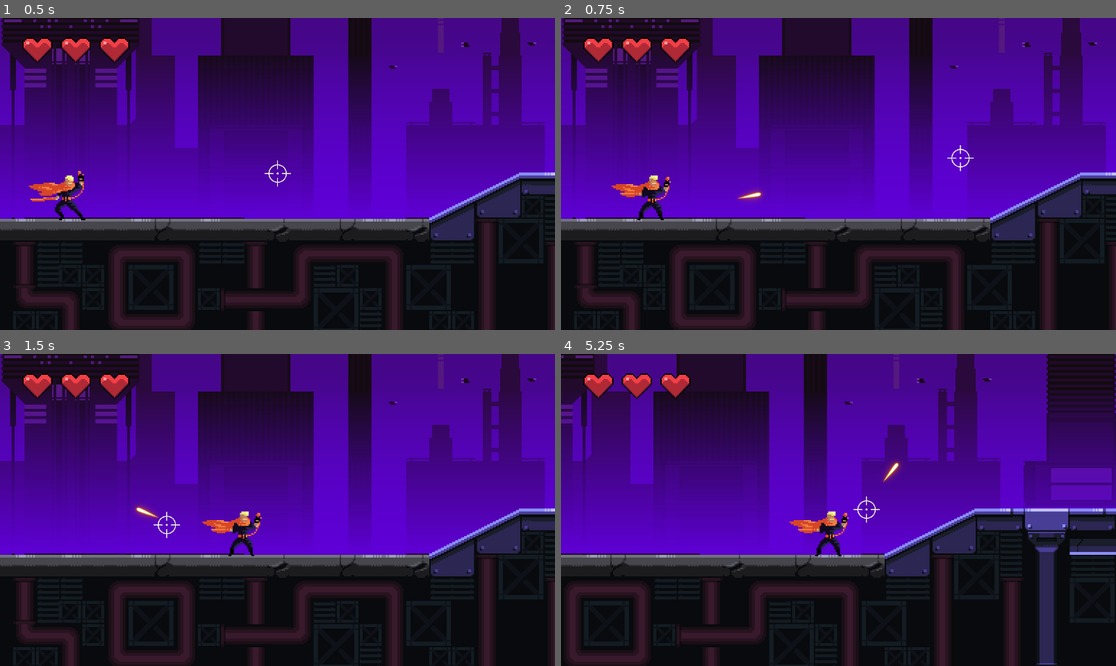
Above: before the commit, frames 1-4 (two rows, left to right).
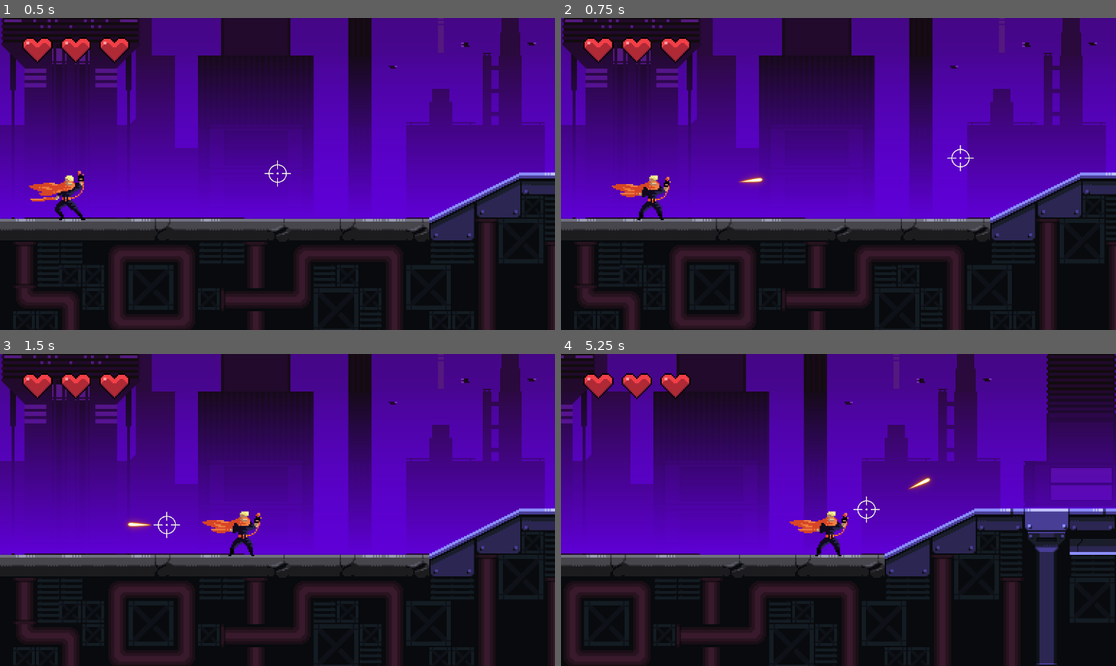
Above: after the commit, the same moments.

Repository: Fanxuui/neonshift
Game: Godot game, scene res://scenes/main.tscn
Two runs of this game, one before a commit and one after it. Both use one fixed random seed, a clock stepped at 60 frames per second and the inputs below.
Inputs (mouse positions are in pixels of both pictures, inside the frame that each line leads up to):
- Up to frame 1 (0.5 s): no input
- Up to frame 2 (0.75 s): tap Enter (ui_accept) at 0.5 s; move the mouse to (960, 158) at 0.52 s; hold D (move_right) from 0.53 s (still down); right-click (960, 158) at 0.6 s
- Up to frame 3 (1.5 s): keep holding D (move_right); tap Space (jump) at 0.77 s; move the mouse to (166, 525) at 1.27 s; right-click (166, 525) at 1.35 s
- Up to frame 4 (5.25 s): tap Space (jump) at 1.52, 3.02, 3.77, 4.52 s; move the mouse to (894, 441) at 2.02 s; release D (move_right) at 2.03 s; hold A (move_left) 2.03-2.78 s; click (894, 441) at 2.1 s; right-click (894, 441) at 2.3 s; move the mouse to (810, 572) at 2.77 s; hold D (move_right) 2.78-4.28 s; right-click (810, 572) at 2.85 s; move the mouse to (1005, 556) at 3.52 s; right-click (1005, 556) at 3.6 s; move the mouse to (672, 463) at 4.27 s; hold A (move_left) 4.28-5.03 s; click (672, 463) at 4.35 s; right-click (672, 463) at 4.55 s; move the mouse to (866, 510) at 5.02 s; hold D (move_right) from 5.03 s (still down); right-click (866, 510) at 5.1 s

Frame 1 is identical in both runs. In frame 2, 0.2% of the frame differs, in the area x 31-37%, y 50-59%; in frame 3, 0.2%; in frame 4, 0.2%.

Commit message:
Aim Assist
The mouse indicator will snap to the target when it gets close.

Diff:
--- a/project.godot
+++ b/project.godot
@@ -50,6 +50,11 @@
 "events": [Object(InputEventMouseButton,"resource_local_to_scene":false,"resource_name":"","device":-1,"window_id":0,"a …(253 unchanged characters)…
 ]
 }
+quit={
+"deadzone": 0.2,
+"events": [Object(InputEventKey,"resource_local_to_scene":false,"resource_name":"","device":-1,"window_id":0,"alt_pressed":false,"shift_pressed":false,"ctrl_pressed":false,"meta_pressed":false,"pressed":false,"keycode":0,"physical_keycode":81,"key_label":0,"unicode":113,"location":0,"echo":false,"script":null)
+]
+}
 
 [layer_names]
 
--- a/ranged.gd
+++ b/ranged.gd
@@ -36,6 +36,7 @@
 @onready var navigation_agent: NavigationAgent2D = $NavigationAgent2D
 @onready var gun_pivot: Node2D = $GunPivot
 @onready var alert_icon: Sprite2D = $AlertIcon
+@onready var target_point: Node2D = $TargetPoint
 
 func _ready() -> void:
 	add_to_group("enemies")
@@ -128,12 +129,10 @@
 		if distance < IDEAL_SHOOT_DISTANCE - 5.0:
 			speed = SHOOT_CHASE_SPEED
 			direction = -signf(dx)
-			print("远离")
 
 		elif distance > IDEAL_SHOOT_DISTANCE + 5.0:
 			speed = SHOOT_CHASE_SPEED
 			direction = signf(dx)
-			print("靠近")
 	else:
 		if _is_slowed:
 			speed = REDUCED_SPEED
@@ -149,16 +148,19 @@
 		direction *= -1
 		animated_sprite.flip_h = direction < 0
 		gun_pivot.scale.x *= -1
+		target_point.position.x *= -1
 	# collide with the right floor -> move left
 	elif ray_cast_right.is_colliding():
 		direction = -1
 		animated_sprite.flip_h = true
 		gun_pivot.scale.x = -1
+		target_point.position.x *= -1
 	# collide with the left floor -> move right
 	elif ray_cast_left.is_colliding():
 		direction = 1
 		animated_sprite.flip_h = false
 		gun_pivot.scale.x = 1
+		target_point.position.x *= -1
 
 # ---------------- Other Function ----------------
 
--- a/scenes/main.tscn
+++ b/scenes/main.tscn
@@ -1088,10 +1088,28 @@
 outlines = Array[PackedVector2Array]([PackedVector2Array(-8, -8, 8, -8, 8, 8, -8, 8)])
 agent_radius = 0.0
 
+[sub_resource type="NavigationPolygon" id="NavigationPolygon_pm3ni"]
+vertices = PackedVector2Array(8, -5.046875, 8, 8, -8, 8, -8, -8, 8, -8)
+polygons = Array[PackedInt32Array]([PackedInt32Array(0, 1, 2, 3, 4)])
+outlines = Array[PackedVector2Array]([PackedVector2Array(-8, -8, 8, -8, 8, -5.045038, 8, 8, -8, 8)])
+agent_radius = 0.0
+
 [sub_resource type="NavigationPolygon" id="NavigationPolygon_dp3eg"]
 vertices = PackedVector2Array(8, 8, -8, 8, -8, -8, 8, -8)
 polygons = Array[PackedInt32Array]([PackedInt32Array(0, 1, 2, 3)])
 outlines = Array[PackedVector2Array]([PackedVector2Array(-8, -8, 8, -8, 8, 8, -8, 8)])
+agent_radius = 0.0
+
+[sub_resource type="NavigationPolygon" id="NavigationPolygon_y6deb"]
+vertices = PackedVector2Array(8, -5.046875, 8, 8, -8, 8, -8, -8, 8, -8)
+polygons = Array[PackedInt32Array]([PackedInt32Array(0, 1, 2, 3, 4)])
+outlines = Array[PackedVector2Array]([PackedVector2Array(-8, -8, 8, -8, 8, -5.045038, 8, 8, -8, 8)])
+agent_radius = 0.0
+
+[sub_resource type="NavigationPolygon" id="NavigationPolygon_og1vs"]
+vertices = PackedVector2Array(8, -5.046875, 8, 8, -8, 8, -8, -8, 8, -8)
+polygons = Array[PackedInt32Array]([PackedInt32Array(0, 1, 2, 3, 4)])
+outlines = Array[PackedVector2Array]([PackedVector2Array(-8, -8, 8, -8, 8, -5.045038, 8, 8, -8, 8)])
 agent_radius = 0.0
 
 [sub_resource type="NavigationPolygon" id="NavigationPolygon_0ld40"]
@@ -1156,10 +1174,13 @@
 1:4/0 = 0
 2:4/0 = 0
 2:4/0/physics_layer_0/polygon_0/points = PackedVector2Array(-8, -8, 8, -8, 8, 8, -8, 8)
+2:4/0/navigation_layer_0/polygon = SubResource("NavigationPolygon_pm3ni")
 3:4/0 = 0
 3:4/0/physics_layer_0/polygon_0/points = PackedVector2Array(-8, -8, 8, -8, 8, 8, -8, 8)
+3:4/0/navigation_layer_0/polygon = SubResource("NavigationPolygon_y6deb")
 4:4/0 = 0
 4:4/0/physics_layer_0/polygon_0/points = PackedVector2Array(-8, -8, 8, -8, 8, 8, -8, 8)
+4:4/0/navigation_layer_0/polygon = SubResource("NavigationPolygon_og1vs")
 5:4/0 = 0
 5:4/0/physics_layer_0/polygon_0/points = PackedVector2Array(-8, -8, 8, -8, 8, 8, -8, 8)
 0:5/0 = 0
@@ -1638,6 +1659,14 @@
 limit_bottom = 220
 position_smoothing_enabled = true
 
+[node name="MounseIndicator" type="Sprite2D" parent="."]
+z_index = 1
+scale = Vector2(0.05, 0.05)
+texture = ExtResource("8_85g3d")
+region_enabled = true
+region_rect = Rect2(3587, 115, 540, 558)
+script = ExtResource("9_choun")
+
 [node name="CanvasLayer" type="CanvasLayer" parent="."]
 
 [node name="HeartsBar" parent="CanvasLayer" instance=ExtResource("6_tefeu")]
@@ -1655,13 +1684,6 @@
 [node name="GameManager" type="Node" parent="."]
 script = ExtResource("8_ya4ey")
 
-[node name="MounseIndicator" type="Sprite2D" parent="."]
-scale = Vector2(0.05, 0.05)
-texture = ExtResource("8_85g3d")
-region_enabled = true
-region_rect = Rect2(3587, 115, 540, 558)
-script = ExtResource("9_choun")
-
 [node name="Platforms" type="Node2D" parent="."]
 
 [node name="Platform1" parent="Platforms" instance=ExtResource("14_jbj1t")]
--- a/scenes/player.tscn
+++ b/scenes/player.tscn
@@ -543,4 +543,7 @@
 &"": SubResource("AnimationLibrary_ur7pv")
 }
 
+[node name="TargetPoint" type="Node2D" parent="."]
+position = Vector2(0, -20)
+
 [connection signal="animation_finished" from="AnimatedSprite2D" to="." method="_on_animated_sprite_2d_animation_finished"]
--- a/scenes/ranged.tscn
+++ b/scenes/ranged.tscn
@@ -82,7 +82,10 @@
 sprite_frames = SubResource("SpriteFrames_l5lq6")
 animation = &"walk"
 autoplay = "walk"
-frame_progress = 0.25223365
+frame_progress = 0.7804724
+
+[node name="TargetPoint" type="Node2D" parent="."]
+position = Vector2(-9, -19)
 
 [node name="GunPivot" type="Node2D" parent="."]
 position = Vector2(0, -18)
--- a/scripts/mounse_indicator.gd
+++ b/scripts/mounse_indicator.gd
@@ -1,9 +1,12 @@
 extends Sprite2D
+
+var snapped_enemy: Node2D = null
+var snap_radius_in: float = 24.0
+var snap_radius_out: float = 32.0
 
 @onready var player: CharacterBody2D = $"../Player"
 # Called when the node enters the scene tree for the first time.
 func _ready() -> void:
-	#if player.current_weapon == player.Weapon.GUN:
 	Input.set_mouse_mode(Input.MOUSE_MODE_HIDDEN)
 
 
@@ -13,5 +16,30 @@
 
 # Called every frame. 'delta' is the elapsed time since the previous frame.
 func _process(delta: float) -> void:
-	#if player.current_weapon == player.Weapon.GUN:
-	global_position = get_global_mouse_position()
+	var mouse_pos := get_global_mouse_position()
+
+	if snapped_enemy != null:
+		var d := snapped_enemy.global_position.distance_to(mouse_pos)
+		if d <= snap_radius_out:
+			global_position = snapped_enemy.global_position
+			return
+		else:
+			snapped_enemy = null
+
+	var target_point: Node2D = null
+	var min_dist := snap_radius_in
+
+	for enemy in get_tree().get_nodes_in_group("enemies"):
+		if not enemy.has_node("TargetPoint"):
+			continue
+		var tp: Node2D = enemy.get_node("TargetPoint")
+		var d : float = tp.global_position.distance_to(mouse_pos)
+		if d < min_dist:
+			min_dist = d
+			target_point = tp
+
+	if target_point != null:
+		snapped_enemy = target_point
+		global_position = target_point.global_position
+	else:
+		global_position = mouse_pos
--- a/scripts/player.gd
+++ b/scripts/player.gd
@@ -13,6 +13,7 @@
 @export var bullet_scene: PackedScene
 @onready var collision_shape: CollisionShape2D = $CollisionShape2D
 @onready var sword_hitbox: Area2D = $Sword/SwordHitbox
+@onready var target_point: Node2D = $TargetPoint
 
 enum PlayerState { IDLE, MOVE, JUMP, SWORD, GUN, DIE, HURT }
 
@@ -91,11 +92,11 @@
 func shoot_bullet() -> void:
 	var bullet = bullet_scene.instantiate()
 	var mouse_pos: Vector2 = get_global_mouse_position()
-	var shoot_dir = (mouse_pos - global_position).normalized()
+	var shoot_dir = (mouse_pos - target_point.global_position).normalized()
 	if facing_dir.x < 0:
-		bullet.global_position = global_position + shoot_dir + Vector2(0, -3)
+		bullet.global_position = target_point.global_position + shoot_dir
 	else:
-		bullet.global_position = global_position + shoot_dir + Vector2(0, -3)
+		bullet.global_position = target_point.global_position + shoot_dir
 	bullet.direction = shoot_dir
 	bullet.rotation = shoot_dir.angle()
 	get_tree().current_scene.add_child(bullet)
Not shown: 1 places in scenes/main.tscn that only renumber resources
